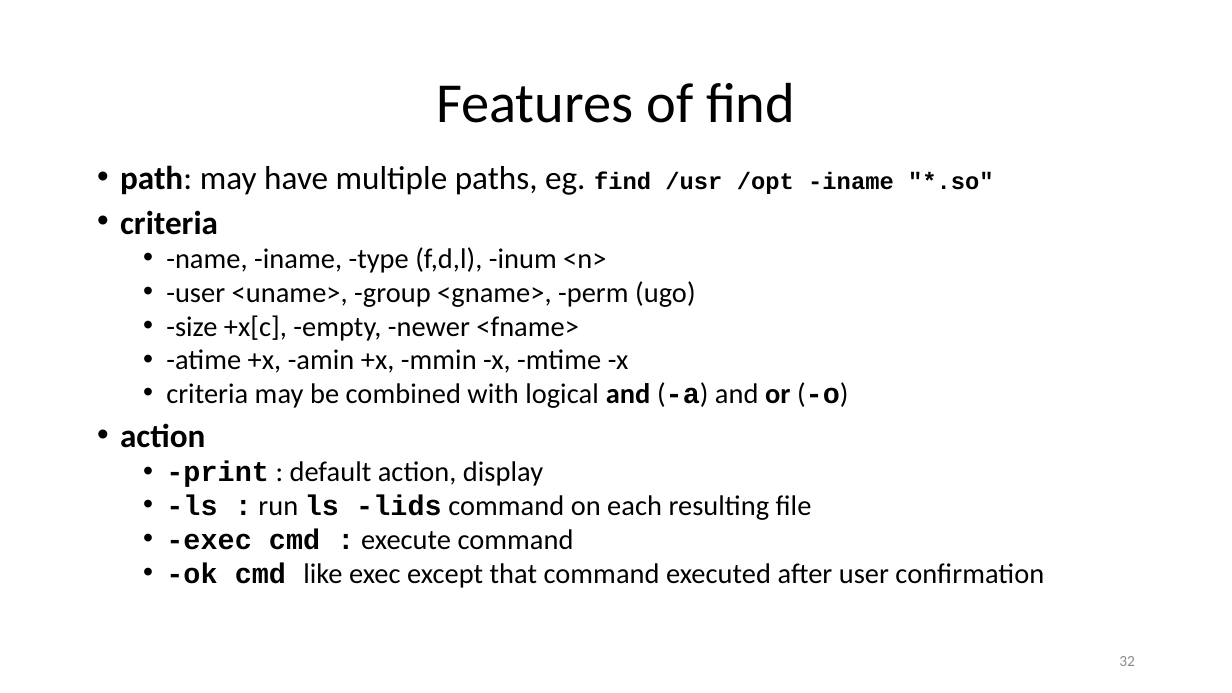
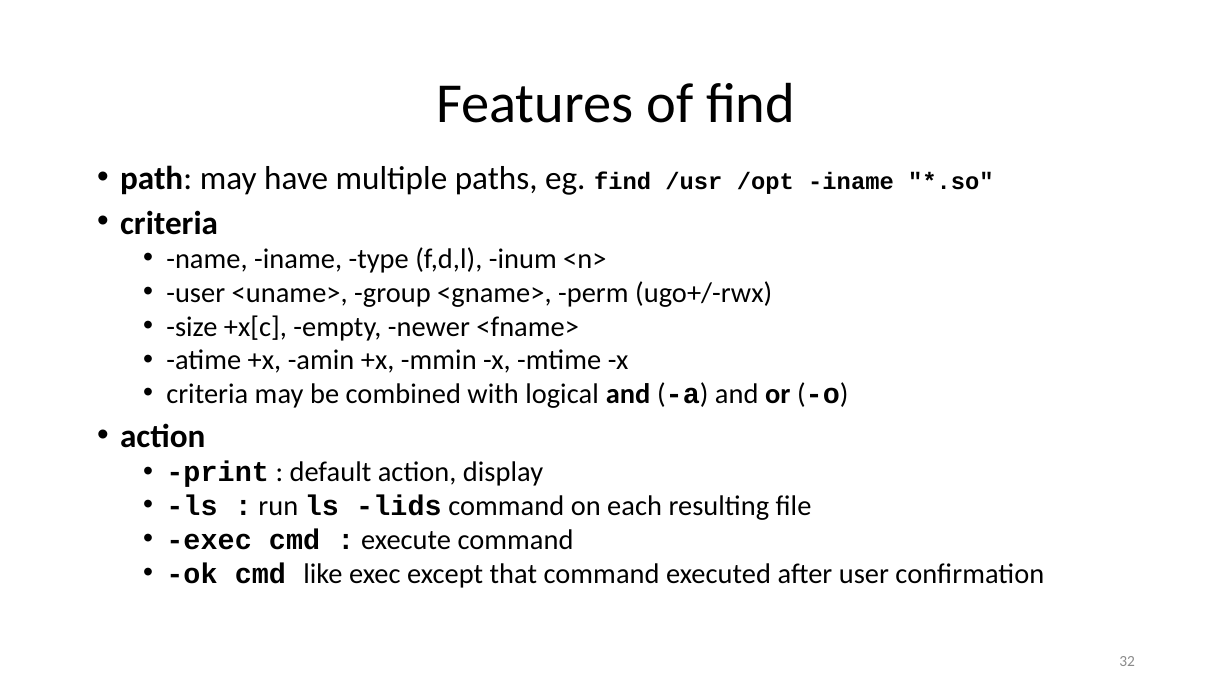
Before and after one commit to ketancmaheshwari/lisa19, a slide deck: slide 32 of lpt_LISA.pptx. Drawn at 1232x693 pixels with LibreOffice and Linux fonts; fonts in the diff are those of the drawing. Boxes give left, top, right and bottom in pixels: in the first picture for what was removed or moved away, otherwise in the second. Text is boxed around its words. In the diff, an @@ line names an element or a change of style, - is before the commit and + after.

```diff
--- a/lpt_LISA.pptx
+++ b/lpt_LISA.pptx
@@ text at [166,281,772,307]: text changed @@
-  • -user <uname>, -group <gname>, -perm (ugo)
+  • -user <uname>, -group <gname>, -perm (ugo+/-rwx)
```
Also in this commit, not shown: 8 other slides changed.
